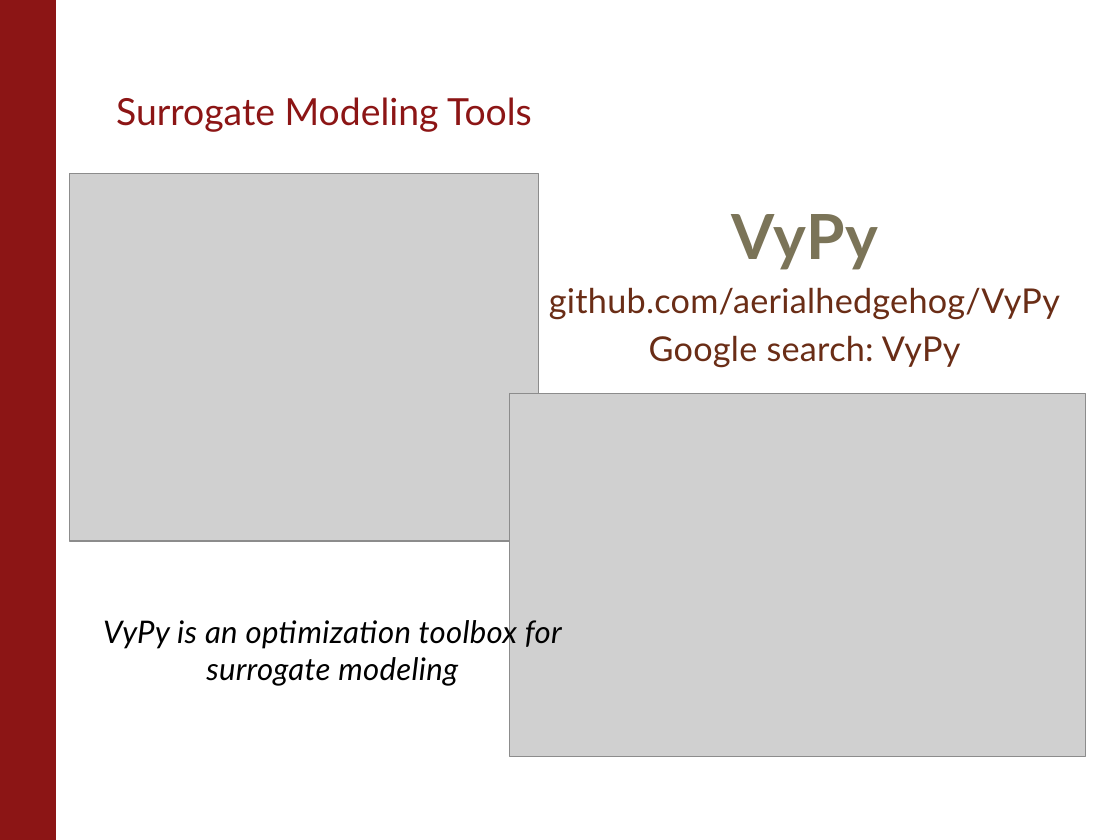
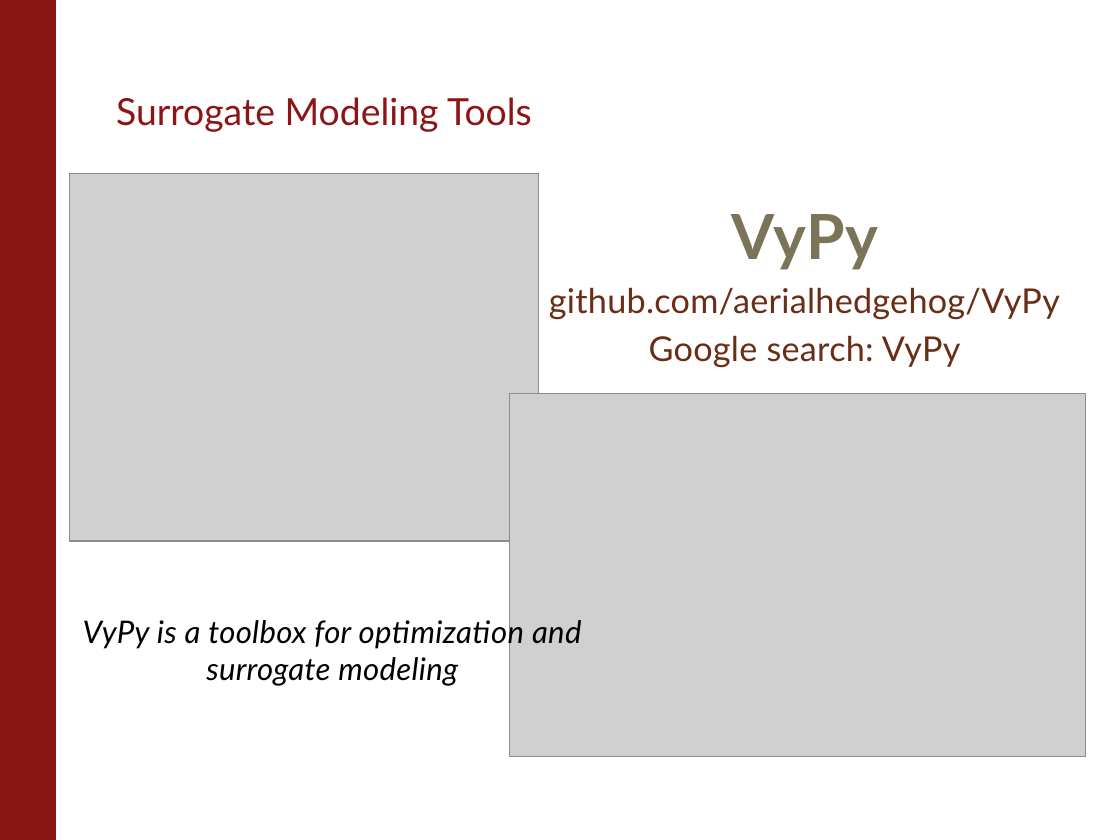
Before and after one commit to su2code/Documentation, a slide deck: slide 16 of Presentations/3rd Workshop/SU2 Surrogate Design.pptx. Drawn at 1120x840 pixels with LibreOffice and Linux fonts; fonts in the diff are those of the drawing; grey boxes stand for pictures; background and template pictures are left out. Boxes give left, top, right and bottom in pixels: in the first picture for what was removed or moved away, otherwise in the second. Text is boxed around its words. In the diff, an @@ line names an element or a change of style, - is before the commit and + after.

Commit message:
Updated presentations

```diff
--- a/Presentations/3rd Workshop/SU2 Surrogate Design.pptx
+++ b/Presentations/3rd Workshop/SU2 Surrogate Design.pptx
@@ text at (x1=83, y1=616, x2=581, y2=686): text changed @@
-VyPy is an optimization toolbox for surrogate modeling
+VyPy is a toolbox for optimization and surrogate modeling
```
Also in this commit, not shown: 3 other slides changed, 2 other files.
